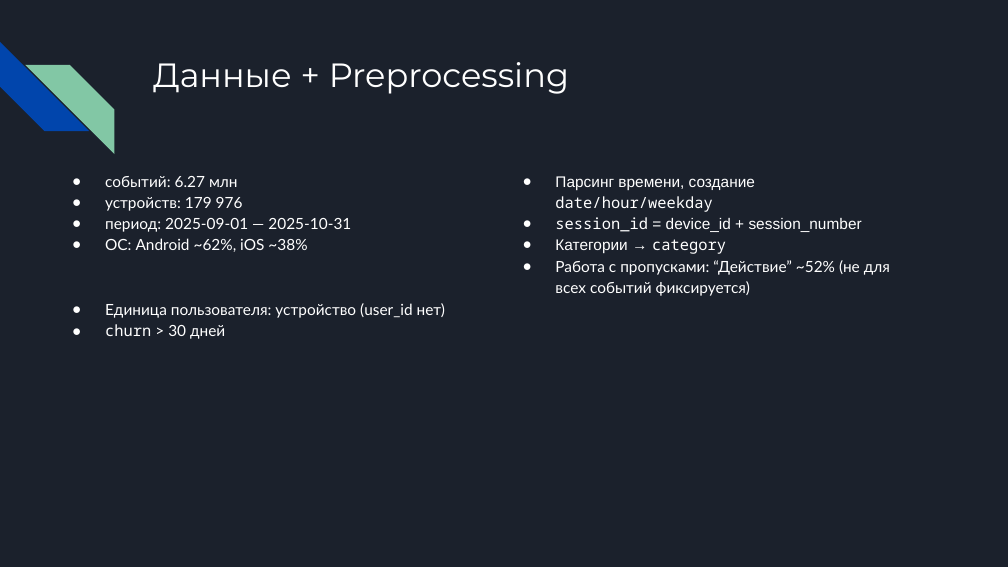
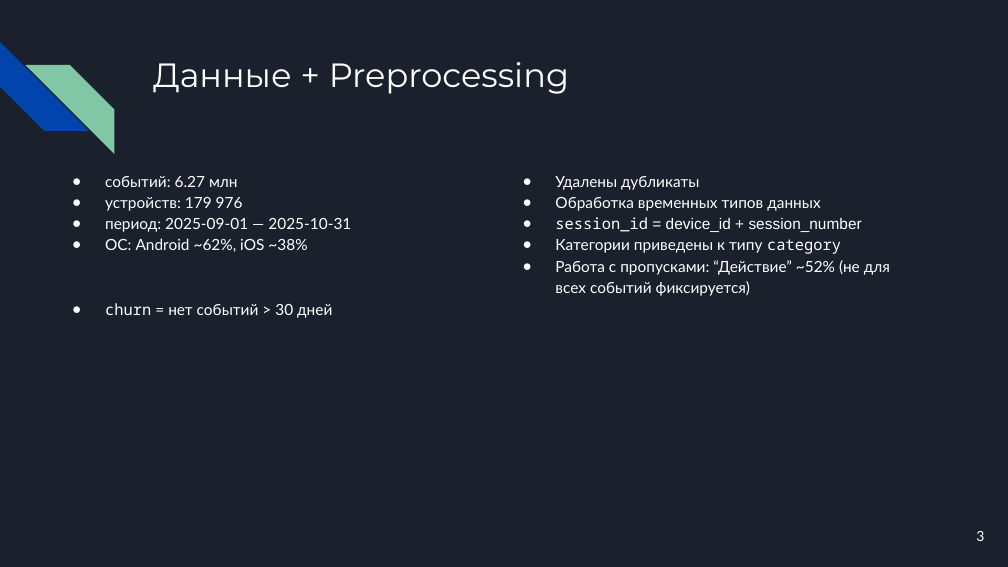
Before and after one commit to FedeVas/mobile-app-churn-analysis, a slide deck: slide 3 of presentation/Анализ проекта.pptx. Drawn at 1008x567 pixels with LibreOffice and Linux fonts; fonts in the diff are those of the drawing. Boxes give left, top, right and bottom in pixels: in the first picture for what was removed or moved away, otherwise in the second. Text is boxed around its words. In the diff, an @@ line names an element or a change of style, - is before the commit and + after.

```diff
--- a/presentation/Анализ проекта.pptx
+++ b/presentation/Анализ проекта.pptx
@@ text at <box>555,176,820,211</box>: text changed; font Arial to Lato @@
-● Парсинг времени, создание date/hour/weekday
+● Удалены дубликаты
+● Обработка временных типов данных
@@ text at <box>555,239,841,254</box>: text changed; font Arial to Lato @@
-● Категории → category
+● Категории приведены к типу category
@@ text at <box>105,303,332,318</box>: text changed @@
-● Единица пользователя: устройство (user_id нет)
-● churn > 30 дней
+● churn = нет событий > 30 дней
@@ page number added at <box>976,531,984,541</box>, 10 pt, text #FFFFFF @@
+3
```
Also in this commit, not shown: 10 other slides changed, 1 slide added, 1 slide removed.
